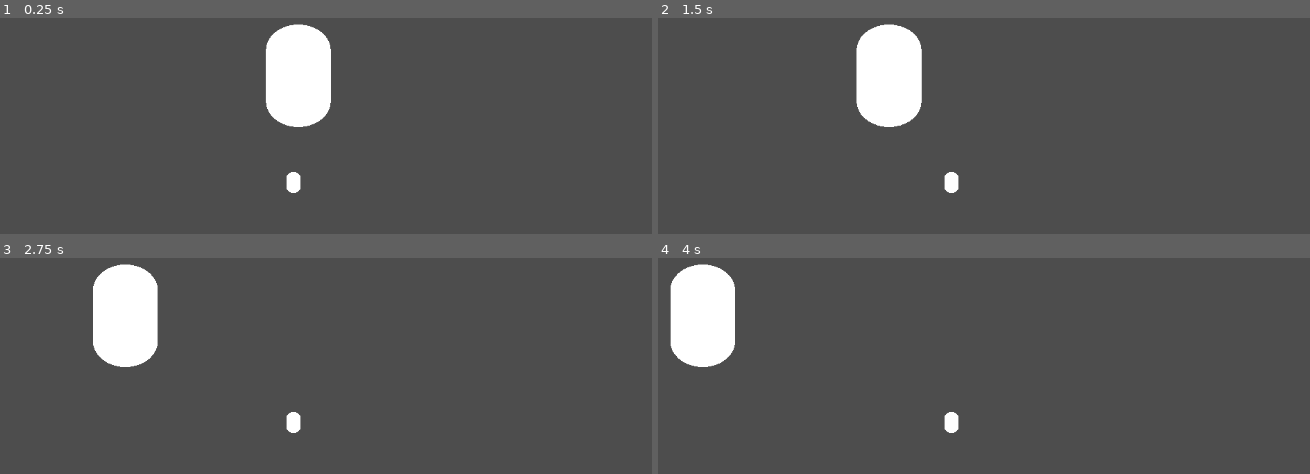
Above: before the commit, frames 1-4 (two rows, left to right).
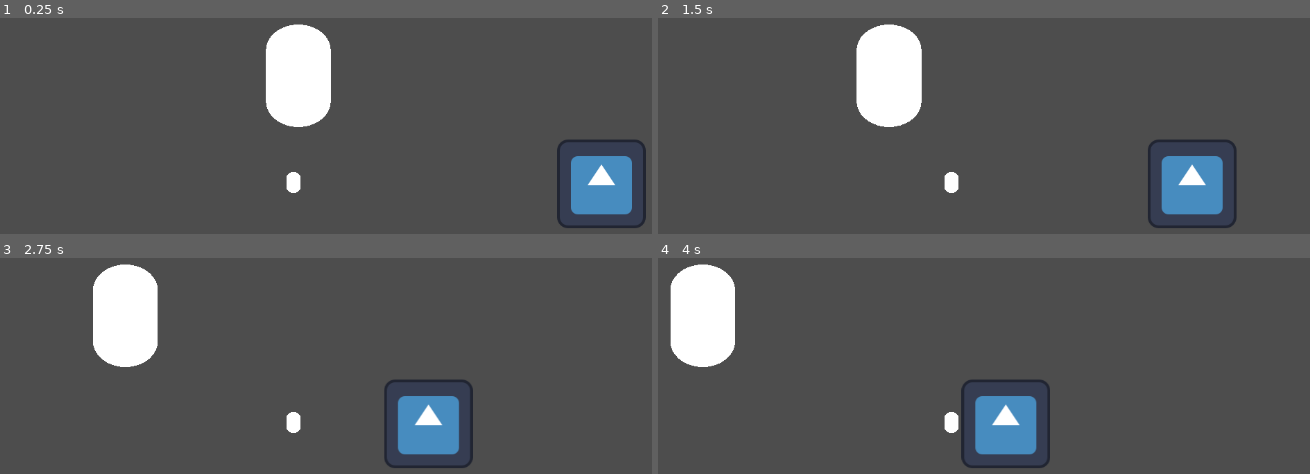
Above: after the commit, the same moments.

Repository: CreaJeu/LePhareFarAway
Game: Godot game, scene res://scenes/levels/main.tscn
The game is run twice, just before and just after one commit, with the same random seed, the same clock (stepped at 60 frames per second) and the same inputs. The engine's default icon, where the game draws it, is replaced by a stand-in: a white triangle on a blue panel in a dark square.
Inputs:
- Up to frame 1 (0.25 s): no input
- Up to frame 2 (1.5 s): tap Enter at 0.5 s; hold D (right) 0.53-1.28 s; tap E (interact) at 0.6, 1.35 s; hold Down (ui_down) from 1.28 s (still down)
- Up to frame 3 (2.75 s): release Down (ui_down) at 2.03 s; hold D (right) from 2.03 s (still down); tap E (interact) at 2.1 s
- Up to frame 4 (4 s): release D (right) at 2.78 s; hold Up (ui_up) 2.78-3.53 s; tap E (interact) at 2.85, 3.6 s; hold A (left) from 3.53 s (still down)

The runs differ from the first frame. In frame 1, 3.2% of the frame differs, in the area x 85-100%, y 56-98%; in frame 2, 3.3%; in frame 3, 3.3%; in frame 4, 3.3%, in the area x 46-61%, y 56-98%.
Error before the commit: Invalid type in function 'overlaps_area' in base 'Area2D'. Cannot convert argument 1 from String to Object. (res://scripts/player.gd:9)

Commit message:
interactable

Diff:
--- a/project.godot
+++ b/project.godot
@@ -12,8 +12,12 @@
 
 config/name="le phare far away"
 run/main_scene="res://scenes/levels/main.tscn"
-config/features=PackedStringArray("4.3", "Forward Plus")
+config/features=PackedStringArray("4.2", "Forward Plus")
 config/icon="res://icon.svg"
+
+[dotnet]
+
+project/assembly_name="le phare far away"
 
 [file_customization]
 
@@ -28,19 +32,19 @@
 
 left={
 "deadzone": 0.5,
-"events": [Object(InputEventKey,"resource_local_to_scene":fa …(172 unchanged characters)… eycode":65,"key_label":0,"unicode":113,"location":0,"echo":false,"script":null)
-, Object(InputEventKey,"resource_local_to_scene":false,"reso …(166 unchanged characters)… ode":4194319,"key_label":0,"unicode":0,"location":0,"echo":false,"script":null)
+"events": [Object(InputEventKey,"resource_local_to_scene":fa …(172 unchanged characters)… eycode":65,"key_label":0,"unicode":113,"echo":false,"script":null)
+, Object(InputEventKey,"resource_local_to_scene":false,"reso …(166 unchanged characters)… ode":4194319,"key_label":0,"unicode":0,"echo":false,"script":null)
 ]
 }
 right={
 "deadzone": 0.5,
-"events": [Object(InputEventKey,"resource_local_to_scene":fa …(172 unchanged characters)… eycode":68,"key_label":0,"unicode":100,"location":0,"echo":false,"script":null)
-, Object(InputEventKey,"resource_local_to_scene":false,"reso …(166 unchanged characters)… ode":4194321,"key_label":0,"unicode":0,"location":0,"echo":false,"script":null)
+"events": [Object(InputEventKey,"resource_local_to_scene":fa …(172 unchanged characters)… eycode":68,"key_label":0,"unicode":100,"echo":false,"script":null)
+, Object(InputEventKey,"resource_local_to_scene":false,"reso …(166 unchanged characters)… ode":4194321,"key_label":0,"unicode":0,"echo":false,"script":null)
 ]
 }
 interact={
 "deadzone": 0.5,
-"events": [Object(InputEventKey,"resource_local_to_scene":fa …(172 unchanged characters)… eycode":69,"key_label":0,"unicode":101,"location":0,"echo":false,"script":null)
-, Object(InputEventKey,"resource_local_to_scene":false,"reso …(166 unchanged characters)… ode":4194320,"key_label":0,"unicode":0,"location":0,"echo":false,"script":null)
+"events": [Object(InputEventKey,"resource_local_to_scene":fa …(172 unchanged characters)… eycode":69,"key_label":0,"unicode":101,"echo":false,"script":null)
+, Object(InputEventKey,"resource_local_to_scene":false,"reso …(166 unchanged characters)… ode":4194320,"key_label":0,"unicode":0,"echo":false,"script":null)
 ]
 }
--- a/scenes/levels/main.tscn
+++ b/scenes/levels/main.tscn
@@ -1,8 +1,17 @@
-[gd_scene load_steps=3 format=3 uid="uid://fpyjp475piwv"]
+[gd_scene load_steps=6 format=3 uid="uid://fpyjp475piwv"]
 
 [ext_resource type="PackedScene" uid="uid://tuv2d44iv0ue" path="res://scenes/prefabs/player.tscn" id="1_wvub0"]
+[ext_resource type="Texture2D" uid="uid://cembq1866m042" path="res://icon.svg" id="2_7q46l"]
+[ext_resource type="PackedScene" uid="uid://ceidtf6p5gate" path="res://scenes/prefabs/interactable.tscn" id="2_pthwu"]
 
 [sub_resource type="CapsuleMesh" id="CapsuleMesh_lr008"]
+
+[sub_resource type="GDScript" id="GDScript_j0n33"]
+script/source = "extends Node2D
+
+func do_action():
+	print(\"ITEM ACTION\")
+"
 
 [node name="Main" type="Node2D"]
 
@@ -19,3 +28,13 @@
 position = Vector2(-400, 0)
 scale = Vector2(93.5, 74)
 mesh = SubResource("CapsuleMesh_lr008")
+
+[node name="Item" type="Node2D" parent="."]
+position = Vector2(837, 156)
+script = SubResource("GDScript_j0n33")
+metadata/_edit_group_ = true
+
+[node name="Sprite2D" type="Sprite2D" parent="Item"]
+texture = ExtResource("2_7q46l")
+
+[node name="Interactable" parent="Item" instance=ExtResource("2_pthwu")]
--- /dev/null
+++ b/scenes/prefabs/interactable.tscn
@@ -0,0 +1,17 @@
+[gd_scene load_steps=3 format=3 uid="uid://ceidtf6p5gate"]
+
+[ext_resource type="Script" path="res://scripts/Interactable.gd" id="1_pukyx"]
+
+[sub_resource type="CircleShape2D" id="CircleShape2D_dwayc"]
+radius = 231.38
+
+[node name="Interactable" type="Node2D"]
+script = ExtResource("1_pukyx")
+
+[node name="Area2D" type="Area2D" parent="."]
+
+[node name="CollisionShape2D" type="CollisionShape2D" parent="Area2D"]
+shape = SubResource("CircleShape2D_dwayc")
+
+[connection signal="body_entered" from="Area2D" to="." method="_on_area_2d_body_entered"]
+[connection signal="body_exited" from="Area2D" to="." method="_on_area_2d_body_exited"]
--- /dev/null
+++ b/scripts/Interactable.gd
@@ -0,0 +1,20 @@
+extends Node2D
+
+var playerInZone: bool = false
+
+
+func _process(delta):
+	if Input.is_action_just_pressed("interact") and playerInZone:
+		# TODO: do item action
+		print("Do interactable action")
+		$"..".do_action()
+
+
+func _on_area_2d_body_entered(body):
+	print("Entered interactable zone")
+	playerInZone = true
+
+
+func _on_area_2d_body_exited(body):
+	print("Exited interactable zone")
+	playerInZone = false
--- a/scripts/player.gd
+++ b/scripts/player.gd
@@ -6,8 +6,8 @@
 @export var is_limited := true
 
 func _process(delta):
-	if $Area2D.overlaps_area(""):
-		print("nice")
+	#if $Area2D.overlaps_area(""):
+	#	print("nice")
 
 	if is_limited:
 		if self.position.x > 400:
